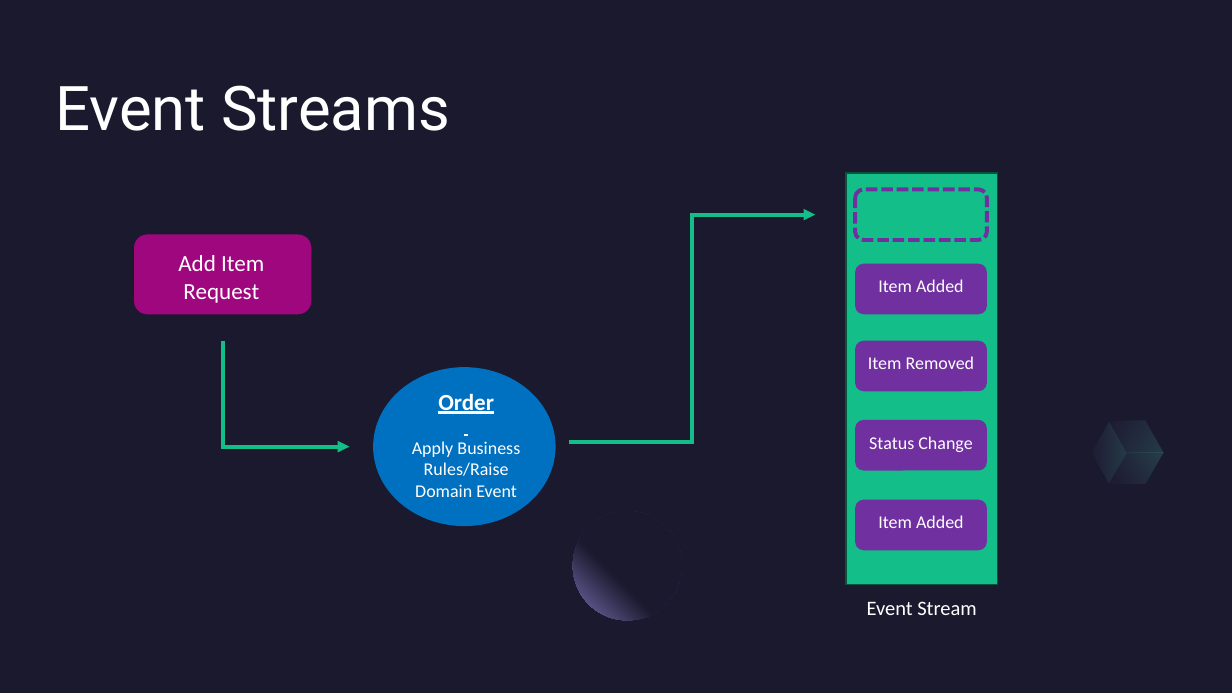
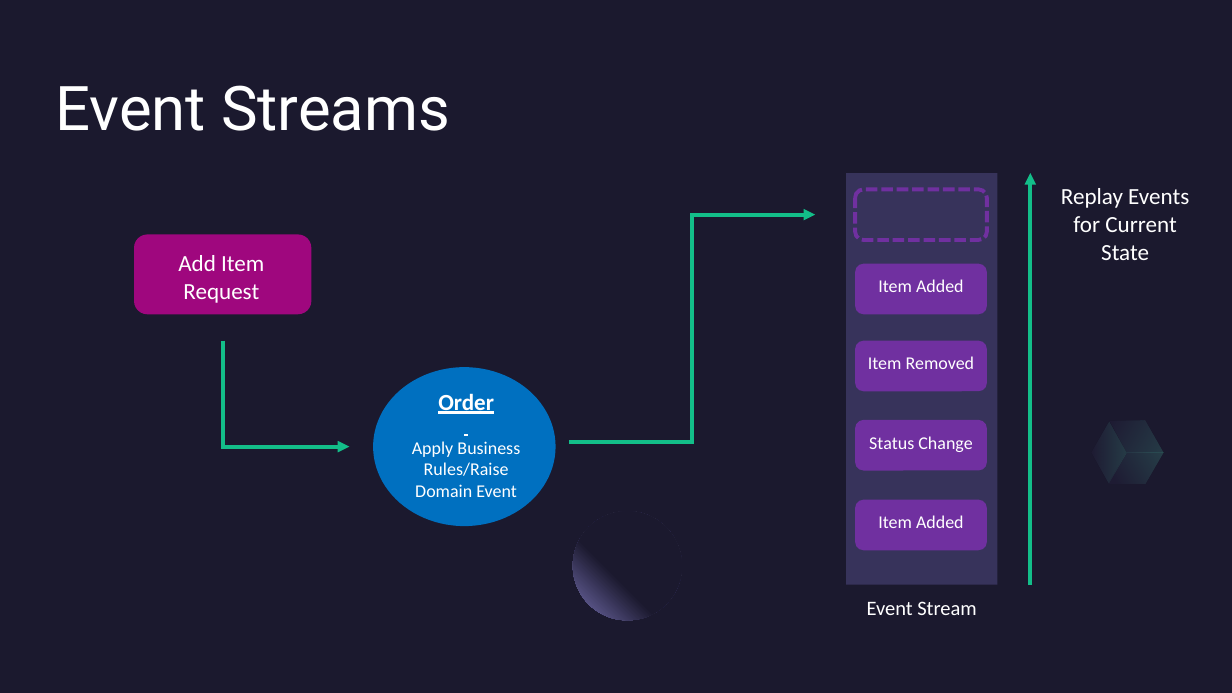
Before and after one commit to reyno120/event-sourcing-in-azure, a slide deck: slide 12 of DDD & Event Sourcing.pptx (slide 8 before the commit). Drawn at 1232x693 pixels with LibreOffice and Linux fonts; fonts in the diff are those of the drawing. Boxes give left, top, right and bottom in pixels: in the first picture for what was removed or moved away, otherwise in the second. Text is boxed around its words. In the diff, an @@ line names an element or a change of style, - is before the commit and + after.

```diff
--- a/DDD & Event Sourcing.pptx
+++ b/DDD & Event Sourcing.pptx
@@ rectangle at <box>847,173,998,585</box>: fill #13BE89 to #37335B; outline #08533C 1 pt to none @@
@@ arrow added from (1031, 585) to (1031, 173), #13BE89 3 pt @@
@@ text added at <box>1061,188,1189,260</box>, 18 pt, text #FFFFFF @@
+Replay Events for Current State
```
Also in this commit, not shown: 7 other slides changed, 5 slides added, 3 slides removed, 6 other files.
